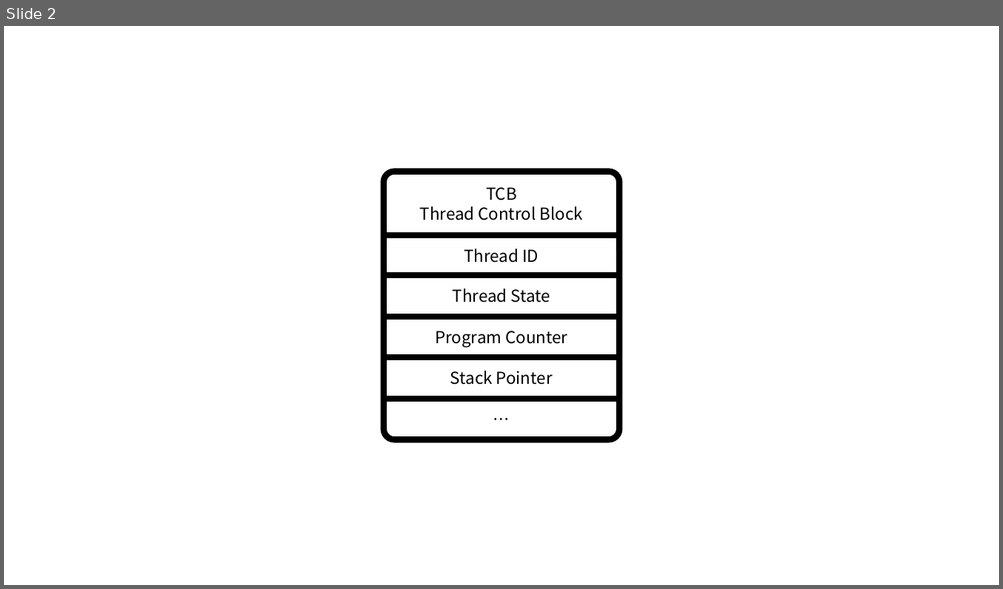
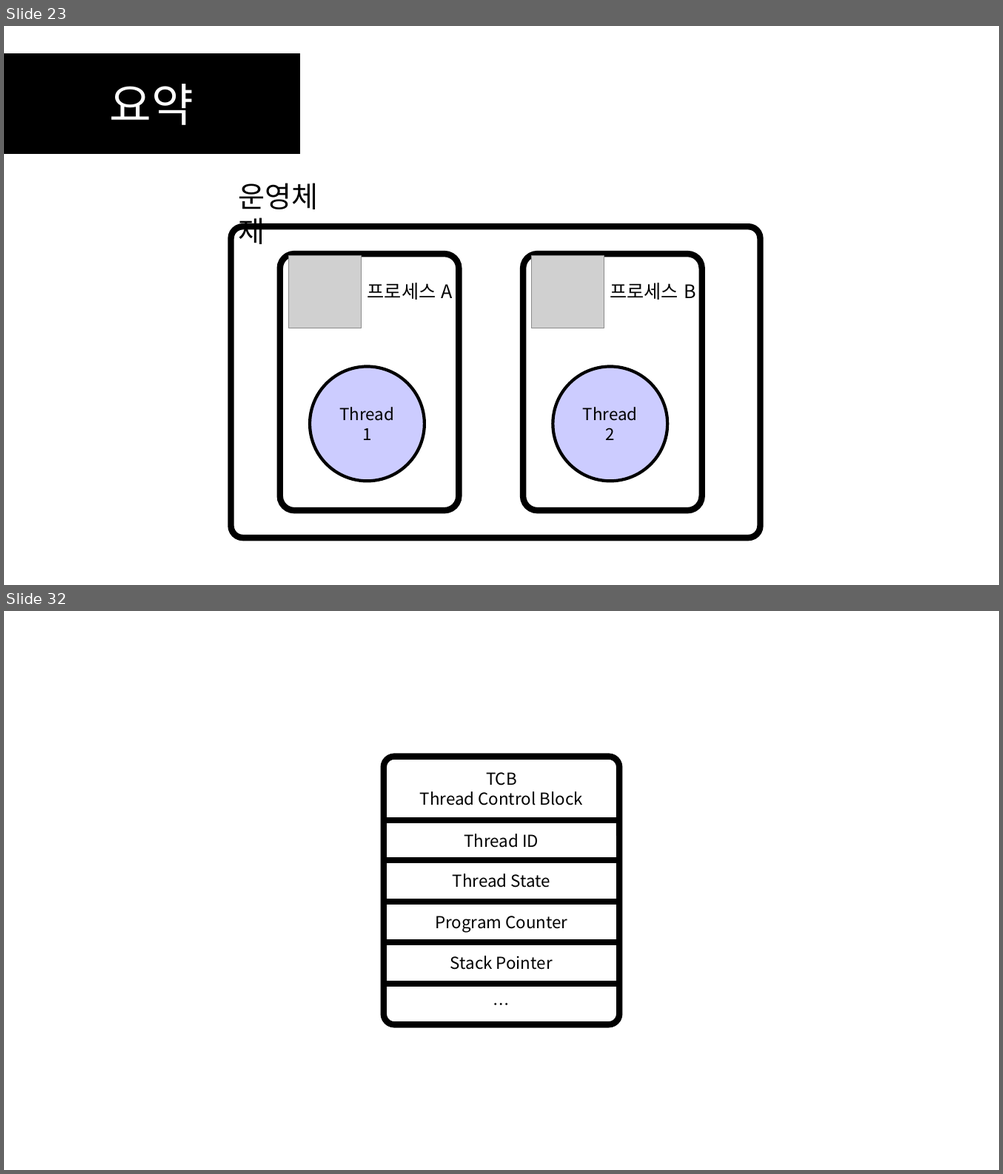
Before and after one commit to SEH00N/SDLU, a slide deck: ServerLecture/PT/3강 멀티스레딩 이론.pptx. Shown one above the other, each under a label of ours: slide 2 before the commit, slides 23 and 32 after it; the slides between them are not shown. The pictures are 1003x589 and 1003x1174 pixels, drawn with LibreOffice and Linux fonts; fonts in the diff are those of the drawing; grey boxes stand for pictures. Boxes give left, top, right and bottom in pixels: in the first picture for what was removed or moved away, otherwise in the second. Text is boxed around its words. In the diff, an @@ line names an element or a change of style, - is before the commit and + after.

Commit message:
thread multithread

```diff
--- a/ServerLecture/PT/3강 멀티스레딩 이론.pptx
+++ b/ServerLecture/PT/3강 멀티스레딩 이론.pptx
@@ slide 23 added at [4, 26, 999, 585], background #FFFFFF @@
@@ rectangle added at [4, 53, 299, 153], fill #000000, outline #000000 1 pt, 44 pt, text #FFFFFF @@
+요약
@@ group added at [231, 183, 760, 539]: 3 rounded rectangles, 3 texts, 2 pictures, 2 ellipses @@
+운영체제
+프로세스 A
+Thread 1
+프로세스 B
+Thread 2
@@ what was slide 2 is now slide 32 @@
```
Also in this commit, not shown: 29 other slides added, 2 other files.
